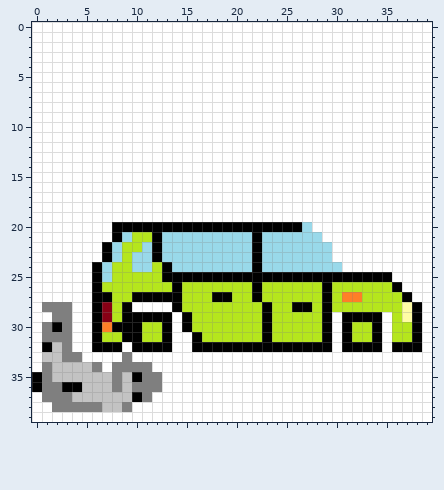
Two versions of one pixel-art sprite, gra/auto3drift.png. Above: the version before the commit.
The file is 40x40 pixels.
The result:
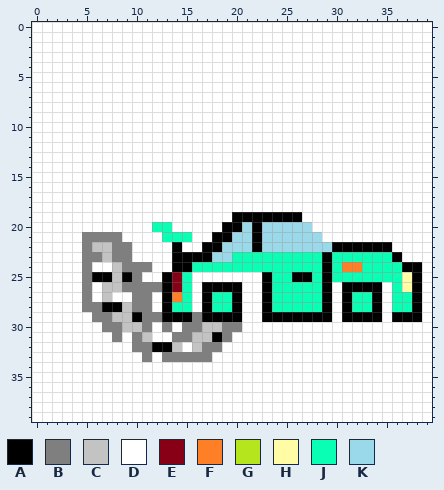
Palette (. is transparent): A #000000  B #7f7f7f  C #c3c3c3  D #ffffff  E #880015  F #ff7f27  G #b5e61d  H #fffca5  J #08ffb4  K #99d9ea
Changes in this commit:
Changed rows in their new state; - is an unchanged pixel.
first column x 0:
19 --------------------AAAAAAA------------
20 --------DDDDJJDDDDD--K-KKKK------------
21 -----BBBBDDDDJJJDDAA-------------------
22 -----BCCBBDDDDADDAA-----------AAAAAA---
23 -----BBCBBDDDDAAAA--JJJJJJJJJAJJJJJJA--
24 -----BDDCBBBDDAAJJJJJJJJJJJJJAJFFJJJJAA
25 -----B-ACABDD-EJDDDDDDD-JJ--J-JJJJJJJHA
26 -----BDCCBBBBAEJDAAAADDAJJJJJ-DAAAADJHA
27 -----BDCDDBBD-FJDAJJADDAJJJJJ-DAJJADJJA
28 -DDD-BBAACBB-AJJDAJJADD-JJJJJ-DAJJADJJ-
29 --DD--BBCC-BB-A-BAAAADD-AAAAA-------AA-
30 -DDD--DBBCCBDB-BBCCBBDDDDDDDDD-DDDD-DDD
31 -DDD--DDBDBCDDBBCCABDDDDDDDDDD-DDDD-DDD
32 -DDD--DDD-BB--C-CBBDDDDDDDDDDD-DDDD-DDD
33 -DDDD----D-B-BBBBB---------------------
34 -DDDDDD-DDDD---------------------------
35 DDDDDDDDDDDDD--------------------------
36 DDDDDDDDDDDDD--------------------------
37 -DDDDDDDDDDD---------------------------
38 --DDDDDDDD-----------------------------
